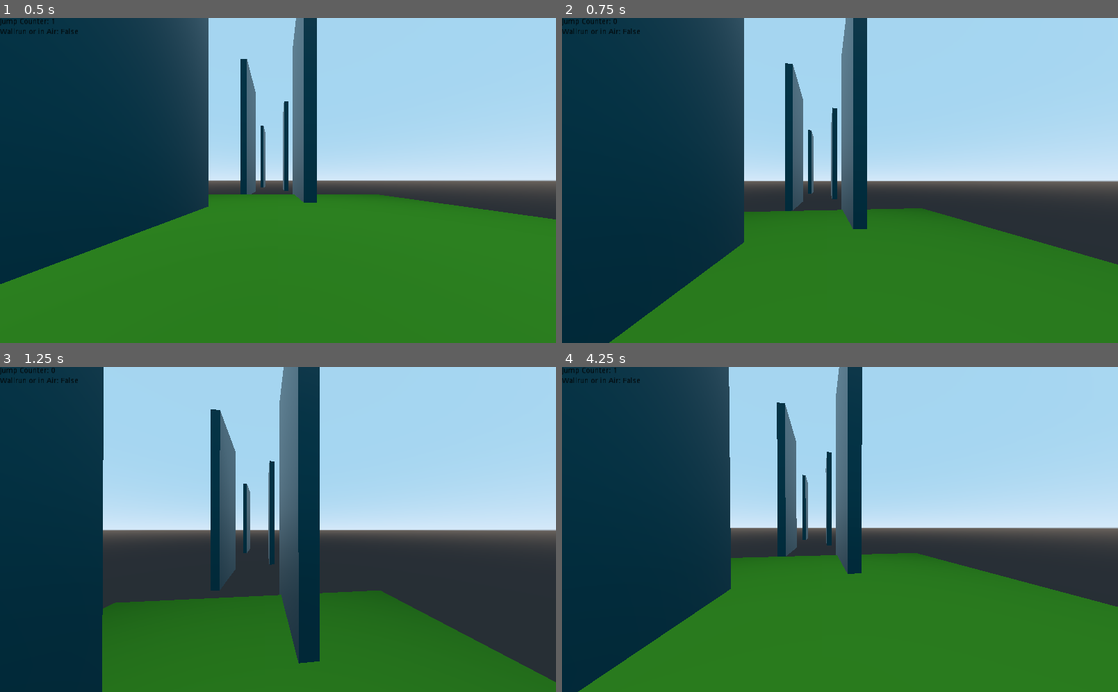
Above: before the commit, frames 1-4 (two rows, left to right).
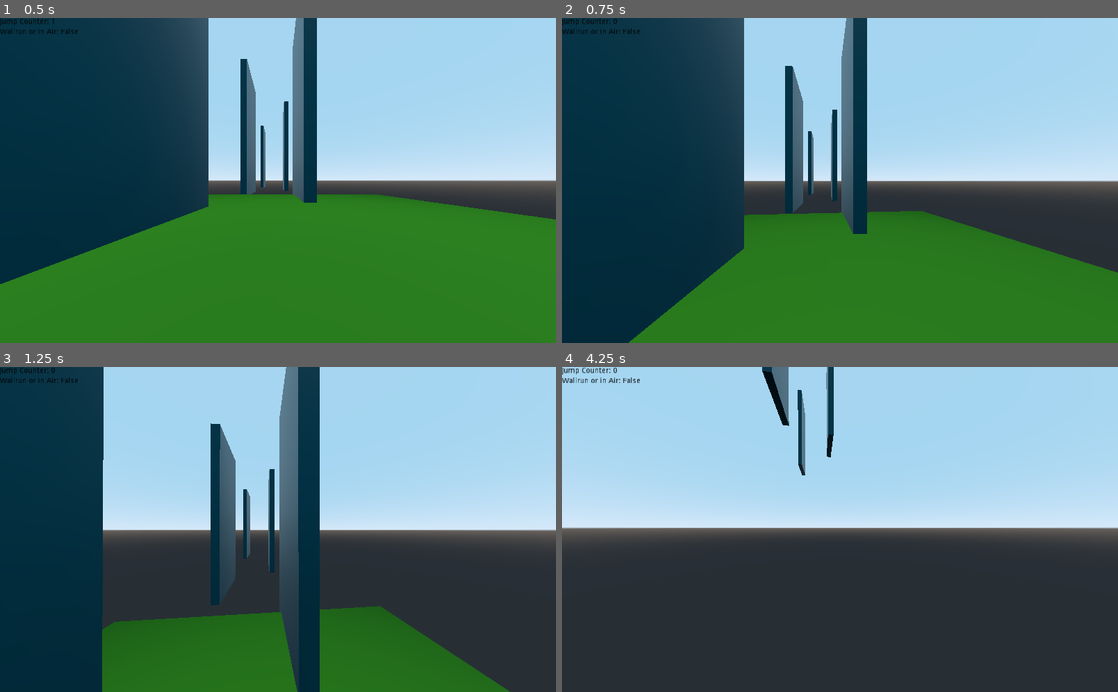
Above: after the commit, the same moments.

Repository: C0D3-M4513R/GhostRunnerEndless
Game: Godot game, scene res://L1.tscn
Same seed, same stepped clock (60 frames per second), same inputs: the game is played once before the commit and once after it.
Inputs (mouse positions are in pixels of both pictures, inside the frame that each line leads up to):
- Up to frame 1 (0.5 s): no input
- Up to frame 2 (0.75 s): move the mouse to (867, 180) at 0.52 s; hold W (movement_forward) from 0.53 s (still down); tap Space (movement_jump) at 0.6 s
- Up to frame 3 (1.25 s): keep holding W (movement_forward); tap Space (movement_jump) at 0.77, 1.07 s
- Up to frame 4 (4.25 s): keep holding W (movement_forward); move the mouse to (812, 529) at 1.27 s; tap Space (movement_jump) at 1.35, 1.52, 1.82, 2.1, 2.85, 3.02, 3.32, 3.6, 3.77, 4.07 s; move the mouse to (851, 523) at 2.02 s; move the mouse to (834, 536) at 2.77 s; move the mouse to (878, 532) at 3.52 s

Frame 1 is identical in both runs. In frame 2, 1.7% of the frame differs, in the area x 8-100%, y 0-100%; in frame 3, 5.6%; in frame 4, 62%, in the area x 0-100%, y 0-100%.

Commit message:
Added JUMP_SPEED_WALLRUN

Diff:
--- a/Defaults.gd
+++ b/Defaults.gd
@@ -4,7 +4,8 @@
 const GRAVITY:float = -24.8*2
 const WALLRUN_DEN:float = 2.0
 const MAX_SPEED:int = 16
-const JUMP_SPEED :int= 30
+const JUMP_SPEED :int= 35
+const JUMP_SPEED_WALLRUN :int = 30
 const JUMP_COUNTER_AFTER_WALLRUN:int =2
 const ACCEL :int= 4
 const DEACCEL:int = 16
--- a/Player.gd
+++ b/Player.gd
@@ -7,6 +7,7 @@
 var vel := Vector3()
 var MAX_SPEED:int = Defaults.MAX_SPEED
 var JUMP_SPEED :int= Defaults.JUMP_SPEED
+var JUMP_SPEED_WALLRUN :int= Defaults.JUMP_SPEED_WALLRUN
 var ACCEL :int= Defaults.ACCEL
 var DEACCEL:int = Defaults.DEACCEL
 const MAX_SLOPE_ANGLE:int =Defaults.MAX_SLOPE_ANGLE
@@ -126,7 +127,10 @@
 	if (is_on_floor() or wallrunOrInAir) and jump_counter>0:
 		if Input.is_action_just_pressed("movement_jump"):
 			jump_counter-=1
-			vel.y = JUMP_SPEED
+			if wallrunOrInAir:
+				vel.y = JUMP_SPEED_WALLRUN
+			elif is_on_floor():
+				vel.y = JUMP_SPEED
 	# ----------------------------------
 
 
--- a/UI/Settings.gd
+++ b/UI/Settings.gd
@@ -54,6 +54,9 @@
 	val = VariableValue.new("JUMP_SPEED",playerRoot)
 	val.sliderMax=100
 	addSetting(val)
+	val = VariableValue.new("JUMP_SPEED_WALLRUN",playerRoot)
+	val.sliderMax=100
+	addSetting(val)
 	val = VariableValue.new("ACCEL",playerRoot)
 	val.sliderMax=100
 	addSetting(val)
